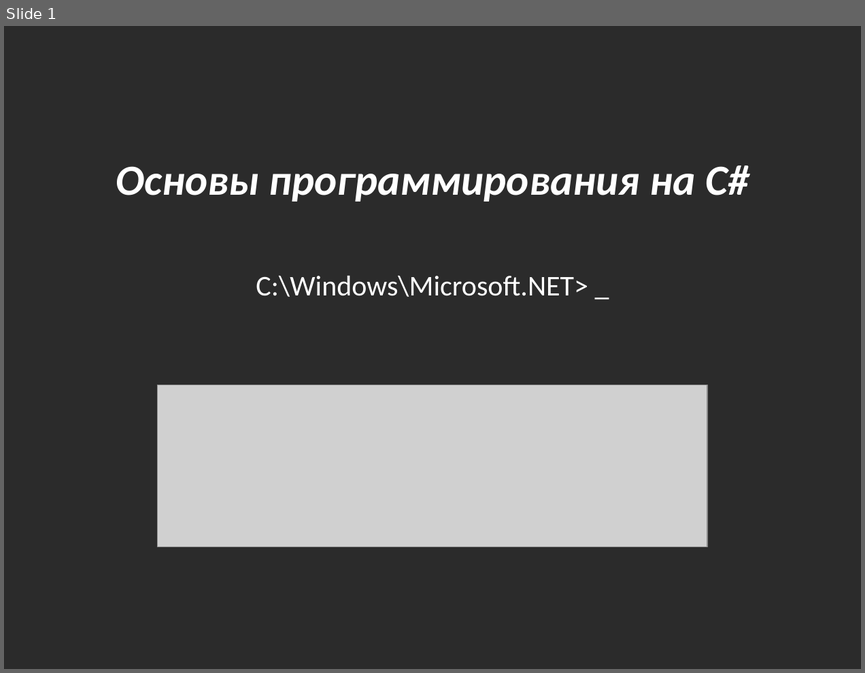
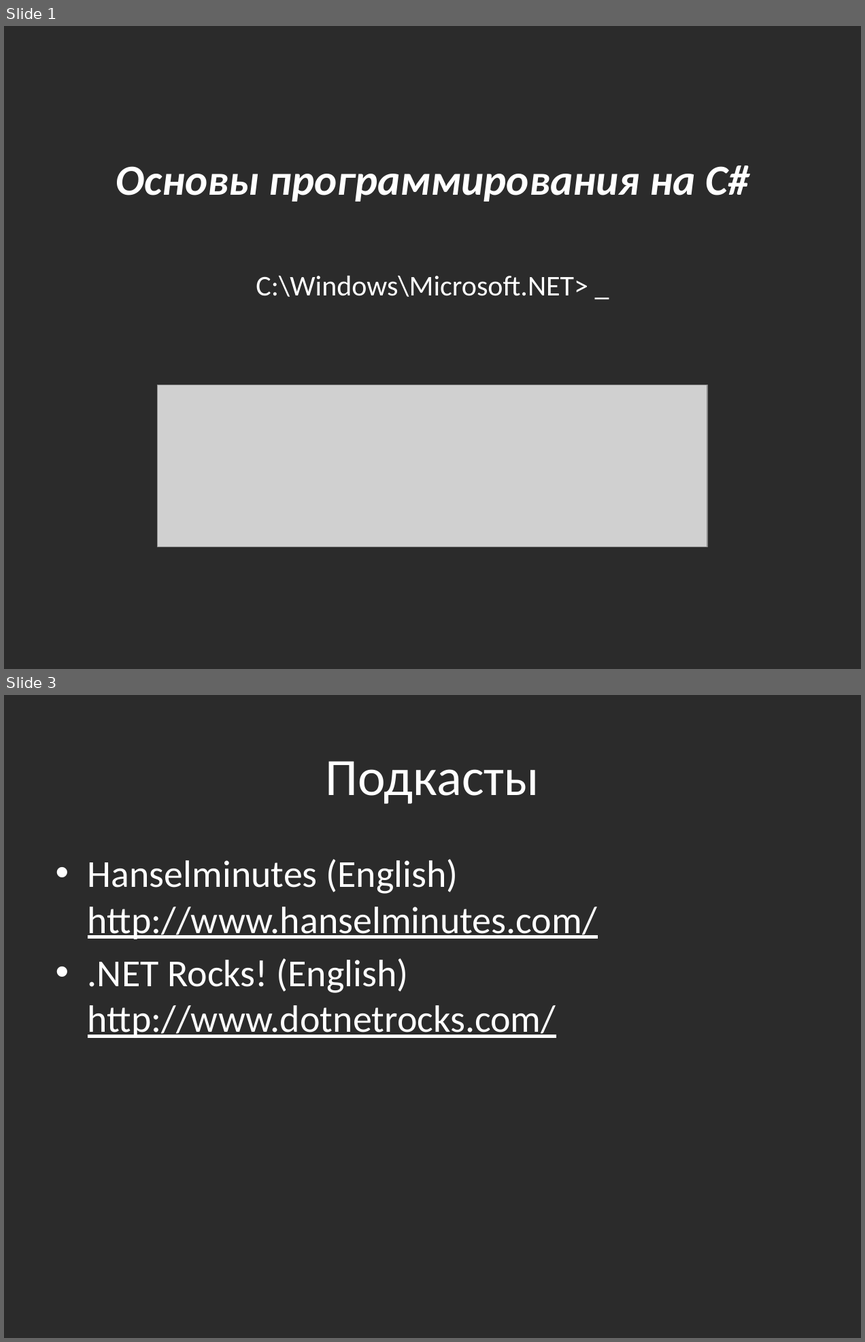
Before and after one commit to bazile/Training, a slide deck: Presentation/that-is-all-folks.pptx. Shown one above the other, each under a label of ours: slide 1 before the commit, slides 1 and 3 after it; the slides between them are not shown. The pictures are 865x673 and 865x1342 pixels, drawn with LibreOffice and Linux fonts; fonts in the diff are those of the drawing; grey boxes stand for pictures; background and template pictures are left out; a plain dark background stands for a picture behind light text. Boxes give left, top, right and bottom in pixels: in the first picture for what was removed or moved away, otherwise in the second. Text is boxed around its words. In the diff, an @@ line names an element or a change of style, - is before the commit and + after.

```diff
--- a/Presentation/that-is-all-folks.pptx
+++ b/Presentation/that-is-all-folks.pptx
@@ slide 3 added at <box>4,695,861,1338</box>, background picture (left out) @@
@@ title added at <box>326,761,539,804</box>, 44 pt, text #FFFFFF @@
+Подкасты
@@ text added at <box>88,859,597,1038</box>, 32 pt, text #FFFFFF, underline @@
+• Hanselminutes (English)
+  http://www.hanselminutes.com/
+• .NET Rocks! (English)
+  http://www.dotnetrocks.com/
```
Also in this commit, not shown: 1 slide changed.
